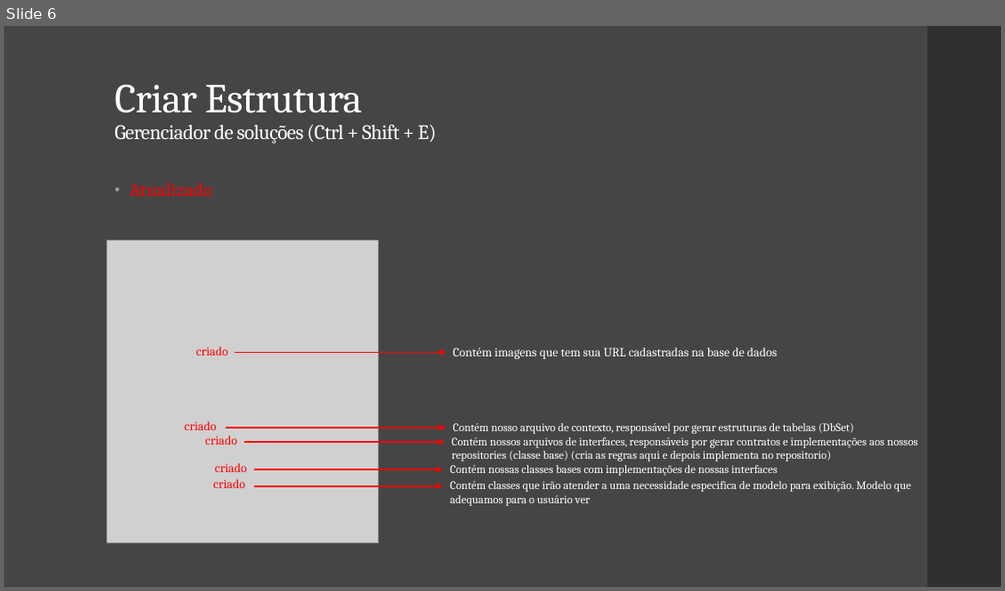
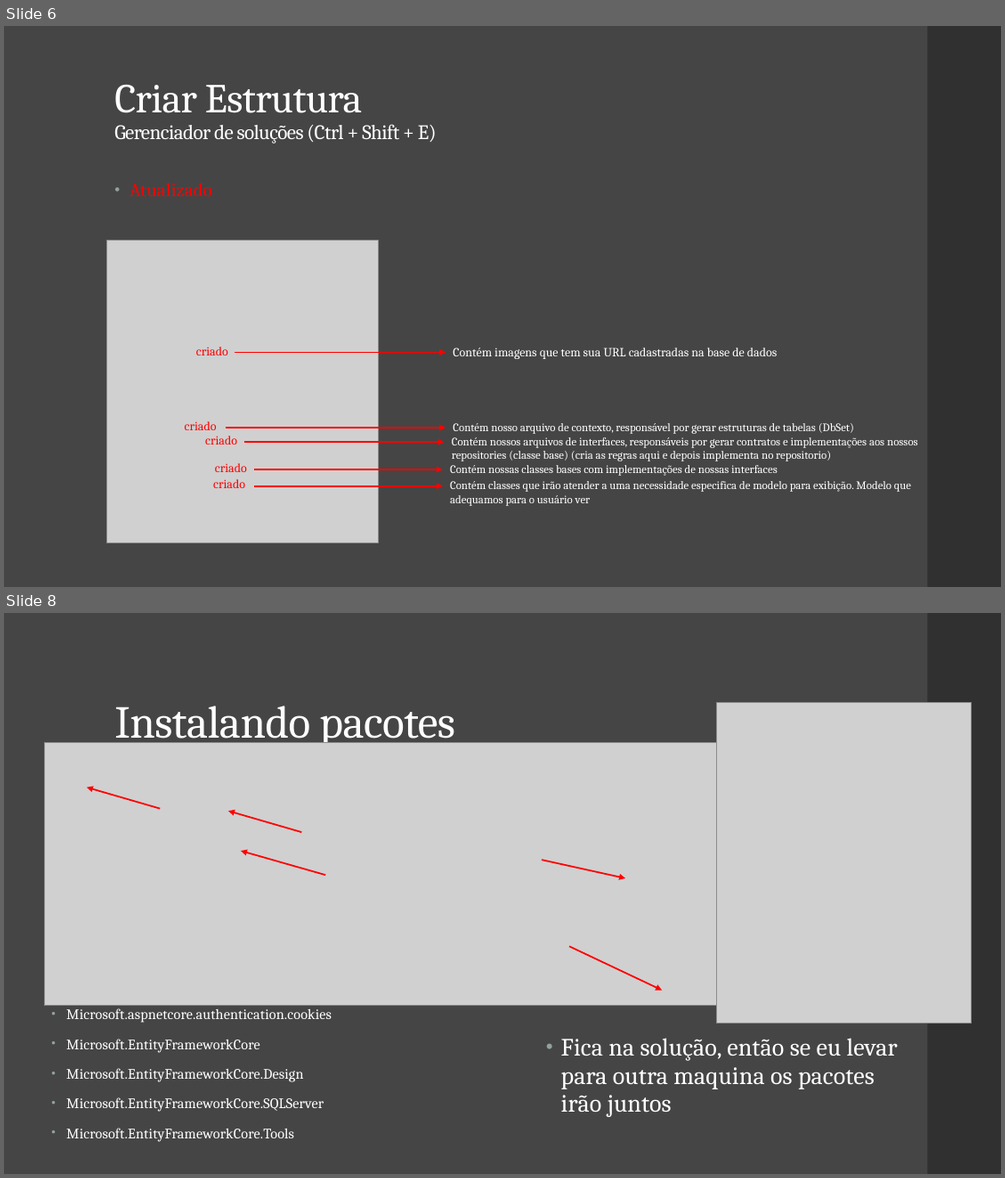
Before and after one commit to Filipe-Alexandre/TIPI04, a slide deck: aulas/saida-02-Back-end/Csharp/DocumentacaoMVC.pptx. Shown one above the other, each under a label of ours: slide 6 before the commit, slides 6 and 8 after it; the slides between them are not shown. The pictures are 1005x591 and 1005x1178 pixels, drawn with LibreOffice and Linux fonts; fonts in the diff are those of the drawing; grey boxes stand for pictures. Boxes give left, top, right and bottom in pixels: in the first picture for what was removed or moved away, otherwise in the second. Text is boxed around its words. In the diff, an @@ line names an element or a change of style, - is before the commit and + after.

```diff
--- a/aulas/saida-02-Back-end/Csharp/DocumentacaoMVC.pptx
+++ b/aulas/saida-02-Back-end/Csharp/DocumentacaoMVC.pptx
@@ slide 8 added at [4, 613, 1001, 1174], background #454545; not listed: 1 template element that a slide beside it also shows @@
@@ title added at [114, 706, 455, 747], 44 pt, text #FFFFFF @@
+Instalando pacotes
@@ picture added at [717, 702, 971, 1022] @@
@@ picture added at [44, 743, 908, 1005] @@
@@ arrow added from (161, 808) to (87, 787), #FF0000 1.5 pt @@
@@ arrow added from (301, 832) to (228, 811), #FF0000 1.5 pt @@
@@ arrow added from (325, 875) to (241, 851), #FF0000 1.5 pt @@
@@ arrow added from (542, 860) to (625, 878), #FF0000 1.5 pt @@
@@ arrow added from (569, 947) to (662, 989), #FF0000 1.5 pt @@
@@ text added at [66, 1008, 332, 1142], 13.9 pt, text #FFFFFF @@
+• Microsoft.aspnetcore.authentication.cookies
+• Microsoft.EntityFrameworkCore
+• Microsoft.EntityFrameworkCore.Design
+• Microsoft.EntityFrameworkCore.SQLServer
+• Microsoft.EntityFrameworkCore.Tools
@@ text added at [561, 1038, 898, 1117], 24 pt, text #FFFFFF @@
+• Fica na solução, então se eu levar para outra maquina os pacotes irão juntos
```
Also in this commit, not shown: 10 other slides added.
